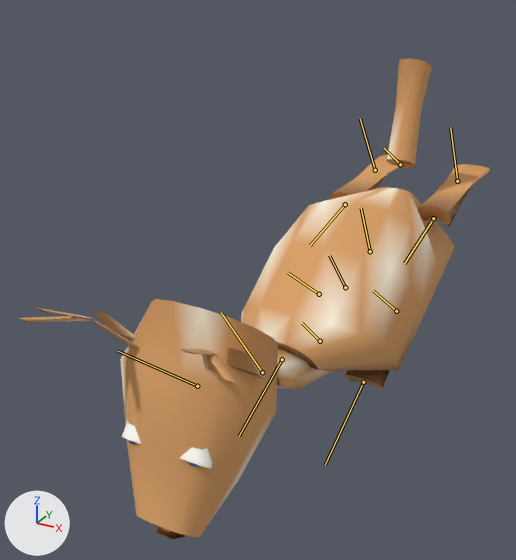
One commit to the glTF model web/public/models/deer.glb: the scene before it, then after it.
One viewpoint serves both versions: a camera (50 mm lens) standing at (0.653, -1.791, 0.984) and looking at (-0.149, -0.332, 0.254). Every picture has the same lights, and +X, +Y and +Z are marked at lower left. The older version comes first. Both versions are drawn at frame 0 of the action 'sleep'; the numbers are the values there. The bones that bend it are drawn over the model as lines.

Names of what the first picture shows: 'body', 'eyeL', 'eyeR'.
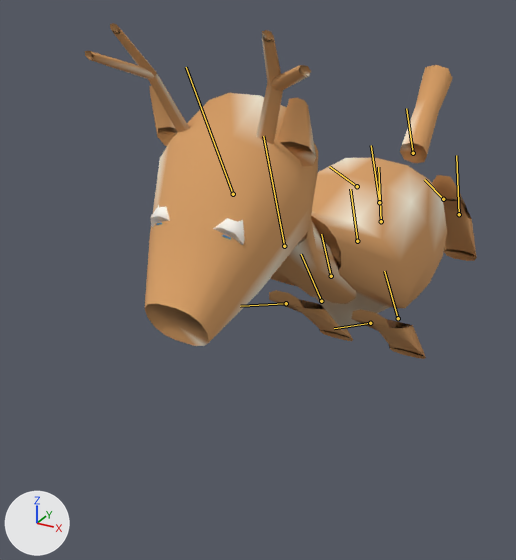
Boxes [x1, y1, x2, y2] around the edits, measured in the pictures (516 x 560 px):
'body', posed (17% narrower, 30% shorter)
    before: [18, 58, 490, 539]
    after: [85, 23, 477, 359]
'eyeR', posed (22% taller)
    before: [179, 447, 213, 469]
    after: [213, 218, 245, 245]
'eyeL', posed
    before: [122, 421, 141, 444]
    after: [150, 205, 170, 227]
'irisR', posed (mostly hidden)
    before: [188, 462, 200, 468]
    after: [222, 235, 231, 240]
'irisL', posed (not visible afterwards)
    before: [129, 440, 136, 445]
bone 'hips', root to tip
    before: (370, 251) to (361, 208)
    after: (381, 221) to (378, 167)
bone 'spine', root to tip
    before: (345, 287) to (329, 255)
    after: (357, 241) to (350, 189)
bone 'chest', root to tip
    before: (320, 341) to (302, 323)
    after: (331, 276) to (321, 234)
bone 'neck', root to tip
    before: (262, 372) to (221, 312)
    after: (284, 246) to (263, 136)
bone 'head', root to tip
    before: (197, 386) to (118, 351)
    after: (233, 194) to (186, 67)
bone 'leg-front-left', root to tip
    before: (282, 359) to (239, 436)
    after: (286, 303) to (240, 306)
bone 'leg-front-left-low', root to tip
    before: (319, 294) to (287, 272)
    after: (321, 301) to (301, 254)
bone 'leg-front-right', root to tip
    before: (363, 382) to (325, 465)
    after: (370, 323) to (334, 328)
bone 'leg-front-right-low', root to tip
    before: (396, 311) to (373, 290)
    after: (398, 318) to (384, 271)
bone 'tail', root to tip
    before: (400, 164) to (384, 148)
    after: (413, 153) to (406, 108)
bone 'leg-back-left', root to tip
    before: (345, 204) to (310, 245)
    after: (357, 186) to (329, 166)
bone 'leg-back-left-low', root to tip
    before: (375, 170) to (360, 118)
    after: (379, 202) to (371, 145)
bone 'leg-back-right', root to tip
    before: (433, 218) to (404, 263)
    after: (443, 199) to (424, 179)
bone 'leg-back-right-low', root to tip
    before: (457, 181) to (450, 127)
    after: (459, 214) to (456, 155)

The edits, one by one:
Bone 'hips' (bone_hips) moves from (0.0, -0.302, 0.08) to (0.0, -0.234, 0.0).
Bone 'hips' (bone_hips) turns from (32, 0, 0) to (18, 0, 0) degrees about its own x, y and z.
Bone 'spine' (bone_spine) turns from (10, 0, 0) to (6, 0, 0) degrees about its own x, y and z.
Bone 'chest' (bone_chest) turns from (6, 0, 0) to (3, 0, 0) degrees about its own x, y and z.
Bone 'neck' (bone_neck) turns from (-10, 0, 0) to (-7, 0, 0) degrees about its own x, y and z.
Bone 'head' (bone_head) turns from (13, 0, 0) to (9, 0, 0) degrees about its own x, y and z.
Bone 'leg-front-left' (bone_leg_front_left) turns from (66, 0, 0) to (41, 0, 0) degrees about its own x, y and z.
Bone 'leg-front-left-low' (bone_leg_front_left_low) turns from (-58, 0, 0) to (-32, 0, 0) degrees about its own x, y and z.
Bone 'leg-front-right' (bone_leg_front_right) turns from (66, 0, 0) to (41, 0, 0) degrees about its own x, y and z.
Bone 'leg-front-right-low' (bone_leg_front_right_low) turns from (-58, 0, 0) to (-32, 0, 0) degrees about its own x, y and z.
Bone 'tail' (bone_tail) turns from (32, 0, 0) to (16, 0, 0) degrees about its own x, y and z.
Bone 'leg-back-left' (bone_leg_back_left) turns from (70, 0, 0) to (45, 0, 0) degrees about its own x, y and z.
Bone 'leg-back-left-low' (bone_leg_back_left_low) turns from (-62, 0, 0) to (-34, 0, 0) degrees about its own x, y and z.
Bone 'leg-back-right' (bone_leg_back_right) turns from (70, 0, 0) to (45, 0, 0) degrees about its own x, y and z.
Bone 'leg-back-right-low' (bone_leg_back_right_low) turns from (-62, 0, 0) to (-34, 0, 0) degrees about its own x, y and z.
